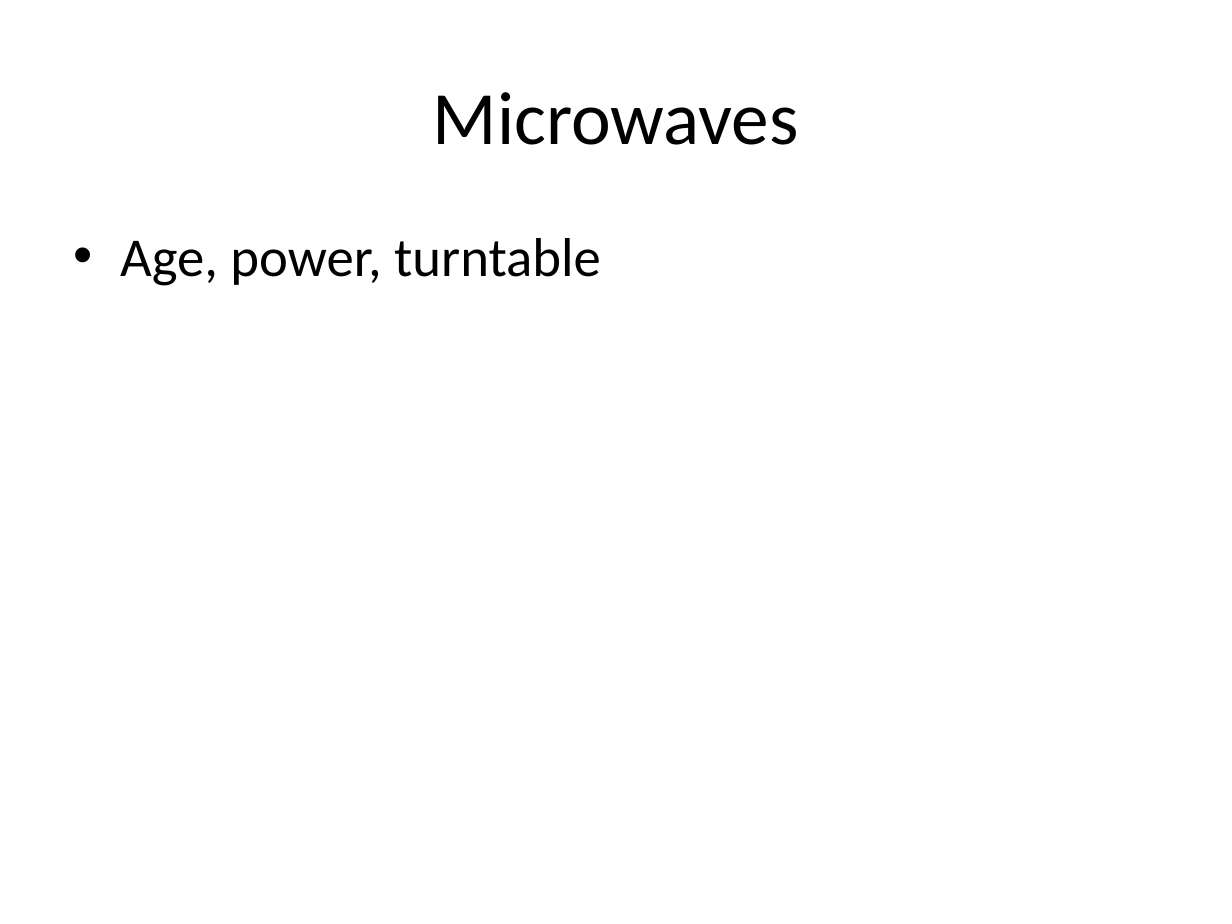
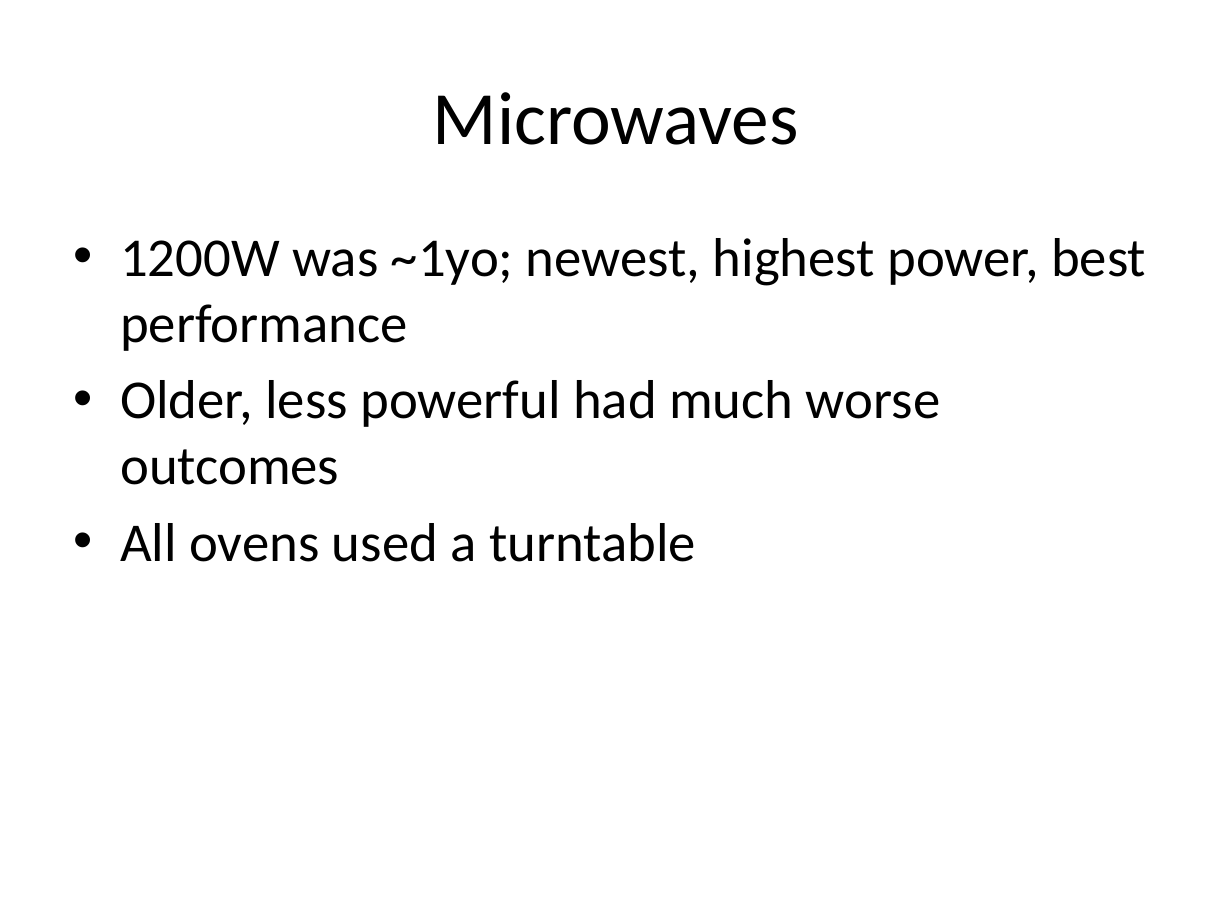
Before and after one commit to RabbitA/stat571, a slide deck: slide 3 of project/thornton-clark-popcorn.pptx. Drawn at 1232x924 pixels with LibreOffice and Linux fonts; fonts in the diff are those of the drawing. Boxes give left, top, right and bottom in pixels: in the first picture for what was removed or moved away, otherwise in the second. Text is boxed around its words. In the diff, an @@ line names an element or a change of style, - is before the commit and + after.

```diff
--- a/project/thornton-clark-popcorn.pptx
+++ b/project/thornton-clark-popcorn.pptx
@@ text at [120, 238, 1146, 562]: text changed @@
-• Age, power, turntable
+• 1200W was ~1yo; newest, highest power, best performance
+• Older, less powerful had much worse outcomes
+• All ovens used a turntable
```
Also in this commit, not shown: 4 other slides changed, 3 slides added, 1 slide removed, 7 other files.
